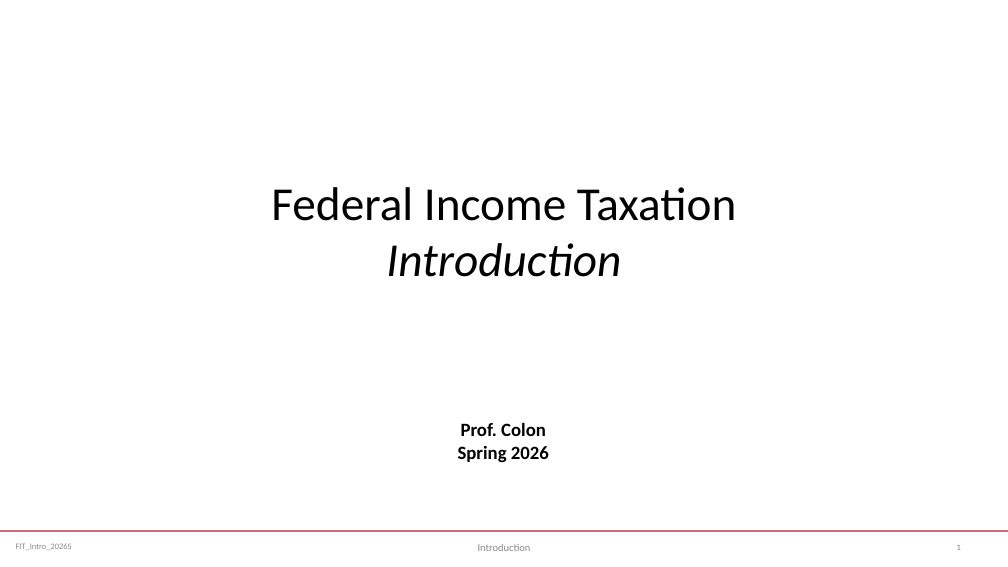
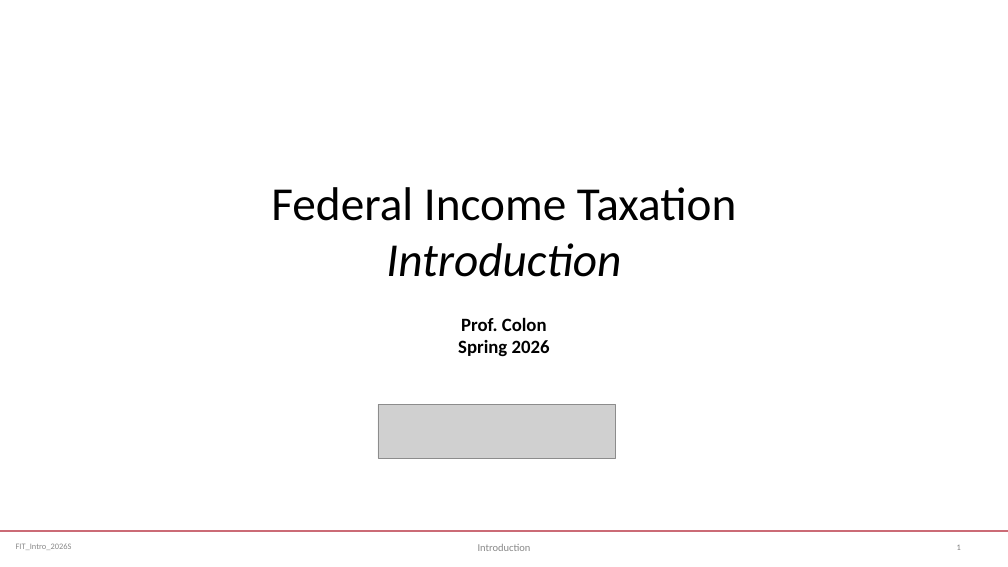
Before and after one commit to jmc877/Fed-Income-Tax, a slide deck: slide 1 of slides/FIT_Intro_2026S.pptx. Drawn at 1008x567 pixels with LibreOffice and Linux fonts; fonts in the diff are those of the drawing; grey boxes stand for pictures. Boxes give left, top, right and bottom in pixels: in the first picture for what was removed or moved away, otherwise in the second. Text is boxed around its words. In the diff, an @@ line names an element or a change of style, - is before the commit and + after.

```diff
--- a/slides/FIT_Intro_2026S.pptx
+++ b/slides/FIT_Intro_2026S.pptx
@@ subtitle "Prof. Colon": place and size @@
-subtitle "Prof. Colon" at (458, 422, 549, 462)
+subtitle "Prof. Colon" at (458, 317, 550, 357)
@@ picture added at (378, 405, 616, 458) @@
```
Also in this commit, not shown: 2 other slides changed, 1 other file.
